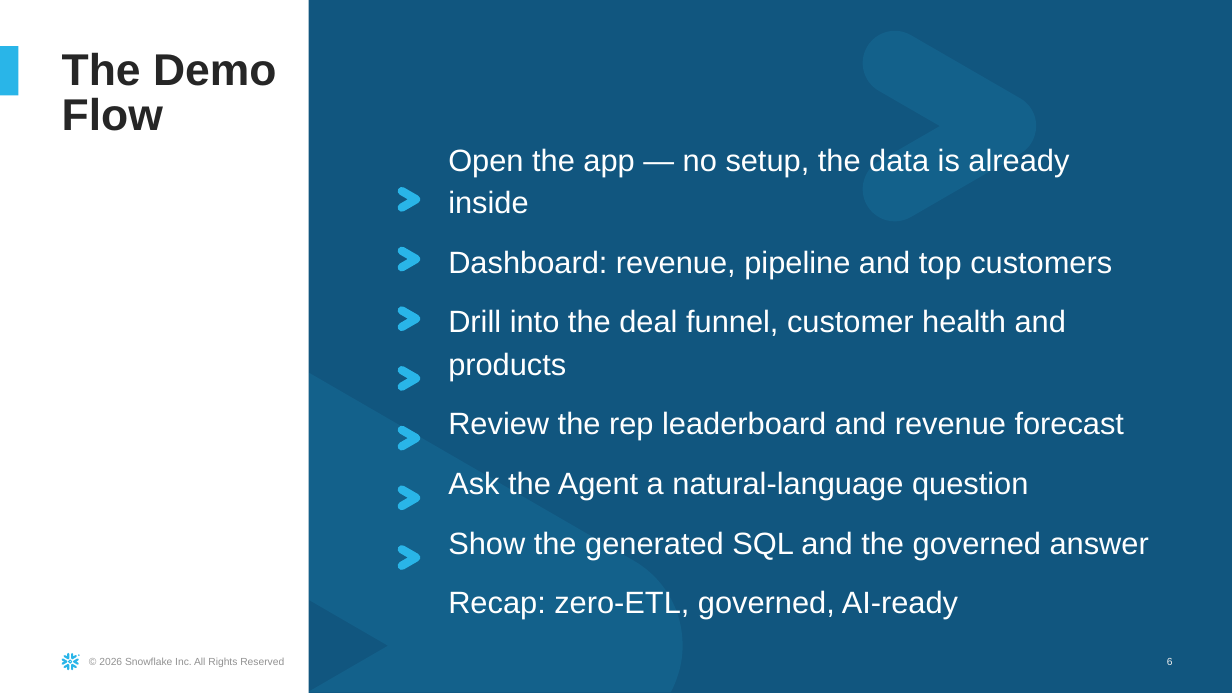
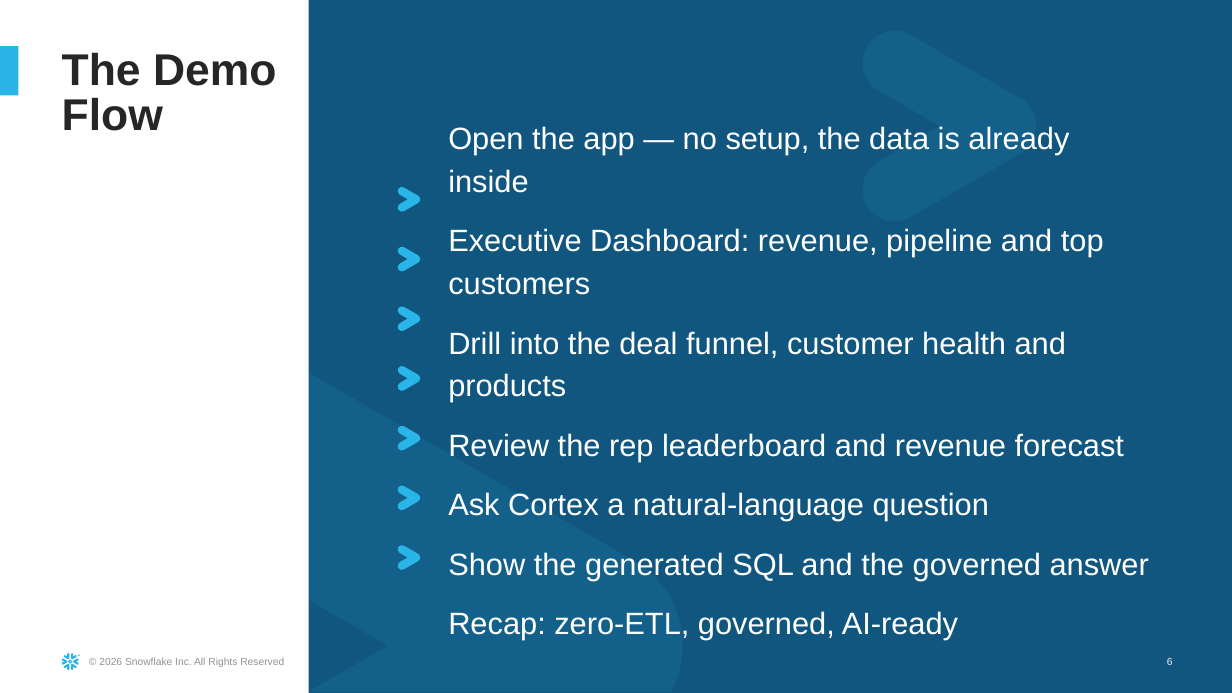
Before and after one commit to sfc-gh-dfreriks/sap-bdc-sales-360, a slide deck: slide 6 of docs/SAP_Sales_360_Demo_Guide.pptx. Drawn at 1232x693 pixels with LibreOffice and Linux fonts; fonts in the diff are those of the drawing; background and template pictures are left out. Boxes give left, top, right and bottom in pixels: in the first picture for what was removed or moved away, otherwise in the second. Text is boxed around its words. In the diff, an @@ line names an element or a change of style, - is before the commit and + after.

Commit message:
Regenerate presales docs for new nav; fix kit tooling
Rebuild the docx/pptx outputs and screenshots for the Ask Cortex first /
Executive Dashboard layout, and fix kit generators that still read the removed
analyst page or the old first-page assumption.

Generated with [Snowflake CoCo](https://docs.snowflake.com/en/user-guide/cortex-code/cortex-code)

```diff
--- a/docs/SAP_Sales_360_Demo_Guide.pptx
+++ b/docs/SAP_Sales_360_Demo_Guide.pptx
@@ text at (448, 228, 1104, 295): text changed @@
-Dashboard: revenue, pipeline and top customers
+Executive Dashboard: revenue, pipeline and top customers
@@ text at (448, 492, 989, 521): text changed @@
-Ask the Agent a natural-language question
+Ask Cortex a natural-language question
```
Also in this commit, not shown: 3 other slides changed, 10 other files.
